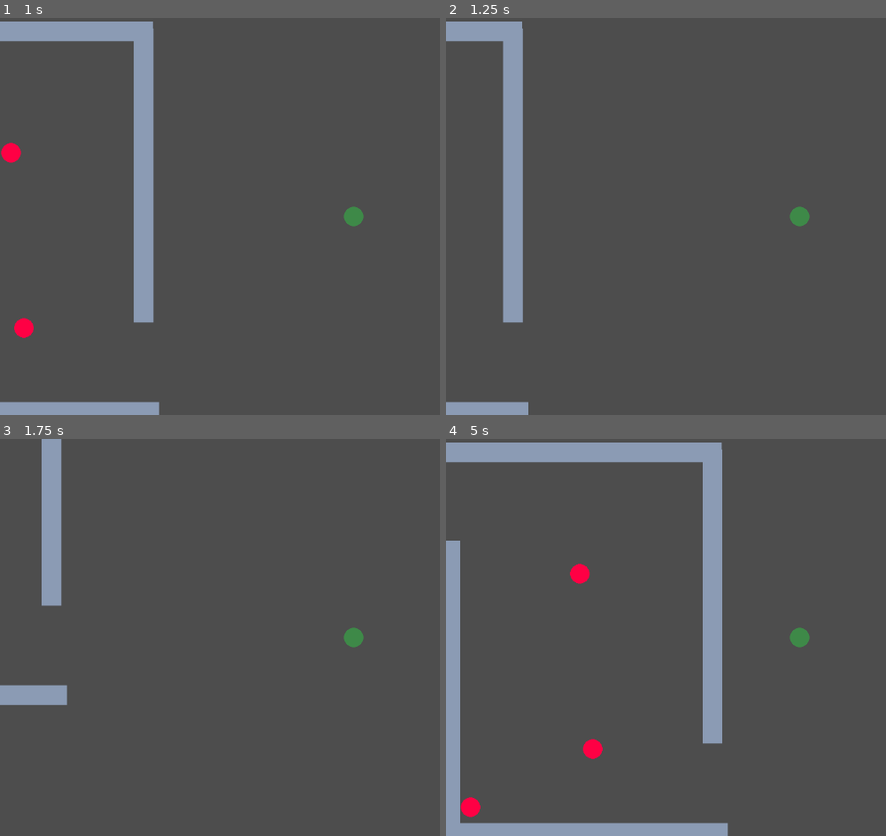
Above: before the commit, frames 1-4 (two rows, left to right).
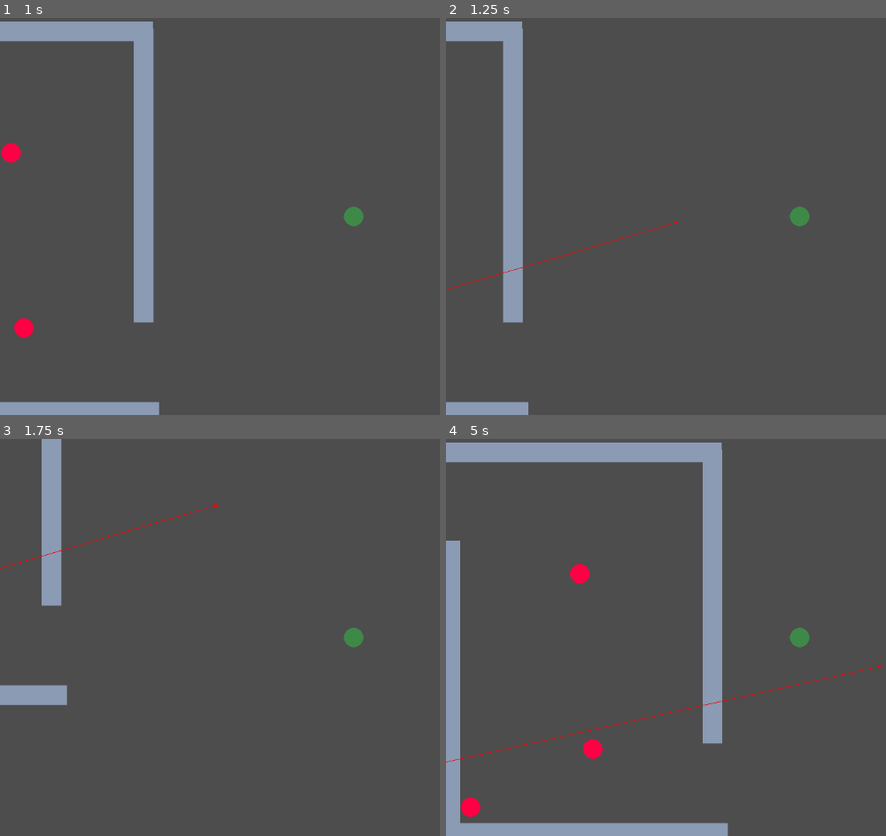
Above: after the commit, the same moments.

Repository: whocares-abt/fast-pace
Game: Godot game, scene res://Scenes/debug_map.tscn
Same seed, same stepped clock (60 frames per second), same inputs: the game is played once before the commit and once after it.
Inputs (mouse positions are in pixels of both pictures, inside the frame that each line leads up to):
- Up to frame 1 (1 s): tap Enter at 0.5 s; move the mouse to (outside the picture) at 0.52 s; press the mouse at (outside the picture) at 0.53 s; hold D (move_right) from 0.53 s (still down)
- Up to frame 2 (1.25 s): keep holding D (move_right)
- Up to frame 3 (1.75 s): move the mouse to (211, 657) at 1.27 s; release D (move_right) at 1.28 s; release the mouse at (211, 657) at 1.28 s; hold S (move_down) from 1.28 s (still down); click (211, 657) at 1.35 s
- Up to frame 4 (5 s): move the mouse to (868, 550) at 2.02 s; release S (move_down) at 2.03 s; press the mouse at (868, 550) at 2.03 s; hold D (move_right) 2.03-2.78 s; tap Space at 2.75 s; move the mouse to (762, 716) at 2.77 s; release the mouse at (762, 716) at 2.78 s; hold W (move_up) 2.78-3.53 s; click (762, 716) at 2.85 s; tap Enter at 3.5 s; move the mouse to (outside the picture) at 3.52 s; press the mouse at (outside the picture) at 3.53 s; hold A (move_left) from 3.53 s (still down); move the mouse to (586, 577) at 4.27 s; release the mouse at (586, 577) at 4.28 s; click (586, 577) at 4.35 s

Frame 1 is identical in both runs. In frame 2, 0.2% of the frame differs, in the area x 0-53%, y 51-69%; in frame 3, 0.1%; in frame 4, 0.3%, in the area x 0-99%, y 56-82%.

Commit message:
Basic navigation working

Diff:
--- a/Scenes/AI/navigation_component.tscn
+++ b/Scenes/AI/navigation_component.tscn
@@ -1,3 +1,12 @@
-[gd_scene format=3 uid="uid://u2sytbk4b1vf"]
+[gd_scene load_steps=2 format=3 uid="uid://u2sytbk4b1vf"]
 
-[node name="NavigationComponent" type="Node2D"]
+[ext_resource type="Script" uid="uid://nn5qjqphbj5d" path="res://Scripts/AI/navigation_component.gd" id="1_ofku4"]
+
+[node name="NavigationComponent" type="NavigationAgent2D"]
+debug_enabled = true
+script = ExtResource("1_ofku4")
+
+[node name="NavTimer" type="Timer" parent="."]
+autostart = true
+
+[connection signal="timeout" from="NavTimer" to="." method="_on_nav_timer_timeout"]
--- a/Scenes/Characters/enemy_character.tscn
+++ b/Scenes/Characters/enemy_character.tscn
@@ -1,7 +1,8 @@
-[gd_scene load_steps=9 format=3 uid="uid://uriwqjsj2l17"]
+[gd_scene load_steps=10 format=3 uid="uid://uriwqjsj2l17"]
 
 [ext_resource type="Texture2D" uid="uid://bkgx3t4wcwml7" path="res://Assets/Art/SpriteSheets/Enemy.png" id="1_kjxs3"]
 [ext_resource type="Script" uid="uid://rgjg7yqphkf0" path="res://Scripts/Characters/enemy_character.gd" id="1_nraa5"]
+[ext_resource type="PackedScene" uid="uid://u2sytbk4b1vf" path="res://Scenes/AI/navigation_component.tscn" id="2_f31sj"]
 [ext_resource type="PackedScene" uid="uid://jtjvgtyiaplq" path="res://Scenes/Combat/hitbox.tscn" id="3_sdh2x"]
 [ext_resource type="Material" uid="uid://bljcxy5kcv03j" path="res://Resources/Particles/blood_splatter.tres" id="4_najb4"]
 
@@ -38,6 +39,8 @@
 motion_mode = 1
 script = ExtResource("1_nraa5")
 
+[node name="NavComp" parent="." instance=ExtResource("2_f31sj")]
+
 [node name="AnimatedSprite2D" type="AnimatedSprite2D" parent="."]
 sprite_frames = SubResource("SpriteFrames_sdh2x")
 
--- a/Scenes/debug_map.tscn
+++ b/Scenes/debug_map.tscn
@@ -1,9 +1,13 @@
-[gd_scene load_steps=5 format=3 uid="uid://b2auqnh7xqqrx"]
+[gd_scene load_steps=6 format=3 uid="uid://b2auqnh7xqqrx"]
 
 [ext_resource type="PackedScene" uid="uid://cfeafjqb4thpf" path="res://Scenes/Characters/player_character.tscn" id="1_ngmhs"]
 [ext_resource type="PackedScene" uid="uid://bu0d3bicfpl4t" path="res://Scenes/Environment/wall.tscn" id="2_jcsea"]
 [ext_resource type="PackedScene" uid="uid://uriwqjsj2l17" path="res://Scenes/Characters/enemy_character.tscn" id="4_6mob1"]
 [ext_resource type="PackedScene" uid="uid://b4la54oa07emn" path="res://Scenes/Combat/bullet_manager.tscn" id="4_gu212"]
+
+[sub_resource type="NavigationPolygon" id="NavigationPolygon_6mob1"]
+vertices = PackedVector2Array(531.1797, -338.07813, 637.64844, 494.1328, -756.64844, 510.8672, -727.34375, -349.89844)
+polygons = Array[PackedInt32Array]([PackedInt32Array(0, 1, 2, 3)])
 
 [node name="DebugMap" type="Node2D"]
 
@@ -41,8 +45,9 @@
 
 [node name="Enemies" type="Node2D" parent="."]
 
-[node name="EnemyCharacter" parent="Enemies" instance=ExtResource("4_6mob1")]
+[node name="EnemyCharacter" parent="Enemies" node_paths=PackedStringArray("goal") instance=ExtResource("4_6mob1")]
 position = Vector2(-180, 275)
+goal = NodePath("../../PlayerCharacter")
 
 [node name="EnemyCharacter3" parent="Enemies" instance=ExtResource("4_6mob1")]
 position = Vector2(-338, 11)
@@ -62,3 +67,6 @@
 [node name="BulletManager" parent="." instance=ExtResource("4_gu212")]
 
 [node name="AudioStreamPlayer" type="AudioStreamPlayer" parent="."]
+
+[node name="NavigationRegion2D" type="NavigationRegion2D" parent="."]
+navigation_polygon = SubResource("NavigationPolygon_6mob1")
--- /dev/null
+++ b/Scripts/AI/navigation_component.gd
@@ -0,0 +1,21 @@
+extends NavigationAgent2D
+
+var goal : Node2D
+@export var time = 1
+@export var path_recalc_threshold = 10
+
+@onready var nav_timer = $NavTimer
+
+func set_goal(new_goal):
+	goal = new_goal
+
+func _on_nav_timer_timeout() -> void:
+	if (goal == null):
+		return
+
+	if (target_position - goal.global_position).length() > path_recalc_threshold:
+		target_position = goal.global_position
+	nav_timer.start(time)
+
+	if (not is_target_reachable()):
+		print("ASDSA")
--- a/Scripts/Characters/enemy_character.gd
+++ b/Scripts/Characters/enemy_character.gd
@@ -1,15 +1,30 @@
-extends Node2D
+extends CharacterBody2D
 
-const SPEED = 300
+@export var SPEED = 300
 
 @onready var particle = $GPUParticles2D
+@onready var animation_sprite = $AnimatedSprite2D
 
-@onready var animation_sprite = $AnimatedSprite2D
 @onready var collision_body = $CollisionShape2D
 @onready var hitbox = $Hitbox
 
-func _physics_process(delta: float) -> void:
-	pass
+@onready var nav_comp = $NavComp
+
+@export var goal : Node2D
+
+func _ready() -> void:
+	update_goal(goal)
+
+func update_goal(new_goal):
+	nav_comp.set_goal(new_goal)
+
+func _physics_process(_delta: float) -> void:
+	if (not nav_comp.is_target_reached()):
+		var nav_point_direction = to_local(nav_comp.get_next_path_position()).normalized()
+		velocity = nav_point_direction*SPEED
+		move_and_slide()
+
+# Func for enemy death
 
 func _on_hitbox_hurtbox_entered(area: Variant) -> void:
 	if ("Player" in area.hurtbox_owners):
@@ -26,7 +41,6 @@
 	await get_tree().create_timer(particle.lifetime).timeout
 	pause_particle_process()
 
-
 func pause_particle_process():
 	# To prevent particles from despawning - blood splatters stay
 	particle.process_mode = Node.PROCESS_MODE_DISABLED
--- a/project.godot
+++ b/project.godot
@@ -54,9 +54,10 @@
 [layer_names]
 
 2d_physics/layer_1="Physics/Environment"
+2d_navigation/layer_1="Enemy"
 2d_physics/layer_2="Hitbox/Hurtboxes"
 2d_physics/layer_3="Interactable"
-2d_physics/layer_4="Walls/Environment"
+2d_physics/layer_4="Walls/Environment (for destroying objects on wall collision)"
 
 [rendering]
 
Not shown, added: Scripts/AI/navigation_component.gd.uid
